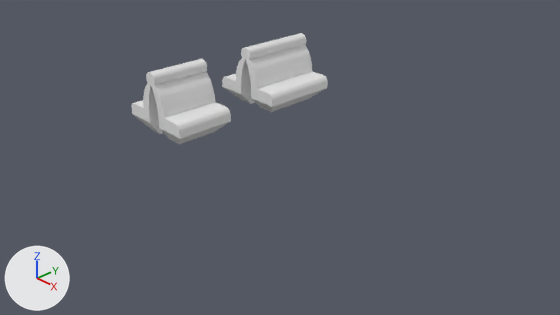
Two versions of the Blender file seats.blend, one commit apart.
Camera for both pictures: the file's camera 'Camera'. Lighting does not change. The marker at lower left points along +X, +Y and +Z.

In view in the first picture: 'Narrow Seat', 'Wide Seat'.
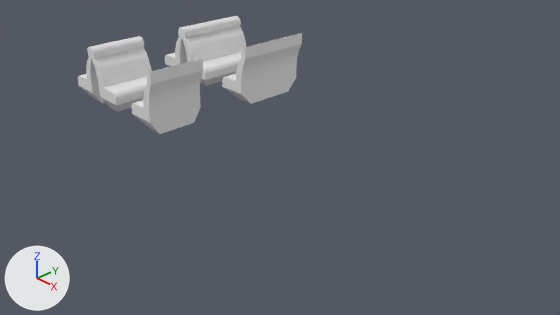
Commit message: Add unpaired seats.

Location of each change, (x1, y1, x2, y2) in pixels of the pictures (560 x 315 px):
'Narrow Seat', reshaped (28% narrower, 12% shorter)
    before: (131, 59, 231, 144)
    after: (131, 59, 203, 134)
'Wide Seat', reshaped (24% narrower, 10% shorter)
    before: (222, 33, 328, 112)
    after: (222, 33, 302, 104)
'Narrow Seat Pair', added
    after: (78, 36, 152, 111)
'Wide Seat Pair', added
    after: (165, 16, 246, 86)
part 1 of me_cube_001, deleted
    before: (150, 59, 231, 144)
part 2 of me_cube, deleted
    before: (245, 33, 328, 112)

Diff of the bpy script that builds the scene:
```diff
--- a/seats.blend.py
+++ b/seats.blend.py
@@ me_cube_001 @@
 # used by ob_narrow_seat; location = (0.31, -2.24, 2.53); scale = (0.312, 0.5, 0.405)
-me_cube_001.from_pydata(...)  # 1953 vertices, 2207 faces; spans x -2.0..2.0, y 0.0..1.82, z -2.32..0.22
+me_cube_001.from_pydata(...)  # 986 vertices, 1108 faces; spans x -2.0..0.0, y 0.0..1.82, z -2.32..0.22
+# me_cube_001 part 1: 967 vertices removed from x 0.02..2.0, y 0.0..1.82, z -2.32..0.21
@@ me_cube @@
 # used by ob_wide_seat; location = (0.31, -0.5, 2.53); scale = (0.312, 0.5, 0.405)
-me_cube.from_pydata(...)  # 1954 vertices, 2207 faces; spans x -2.0..2.0, y -0.01..2.52, z -2.32..0.22
+me_cube.from_pydata(...)  # 987 vertices, 1108 faces; spans x -2.0..0.0, y -0.01..2.52, z -2.32..0.22
+# me_cube part 2: 967 vertices removed from x 0.02..2.0, y -0.01..2.52, z -2.32..0.21
@@ ob_narrow_seat_pair @@
+ob_narrow_seat_pair = bpy.data.objects.new('Narrow Seat Pair', me_cube_001.copy())  # the mesh of ob_narrow_seat
+ob_narrow_seat_pair.location = (-1.41, -2.24, 2.53)
+ob_narrow_seat_pair.scale = (0.312, 0.5, 0.405)
+_m = ob_narrow_seat_pair.modifiers.new('Subsurf', 'SUBSURF')
+_m.levels = 2
@@ ob_wide_seat_pair @@
+ob_wide_seat_pair = bpy.data.objects.new('Wide Seat Pair', me_cube.copy())  # the mesh of ob_wide_seat
+ob_wide_seat_pair.location = (-1.41, -0.5, 2.53)
+ob_wide_seat_pair.scale = (0.312, 0.5, 0.405)
+_m = ob_wide_seat_pair.modifiers.new('Subsurf', 'SUBSURF')
+_m.levels = 2
```
